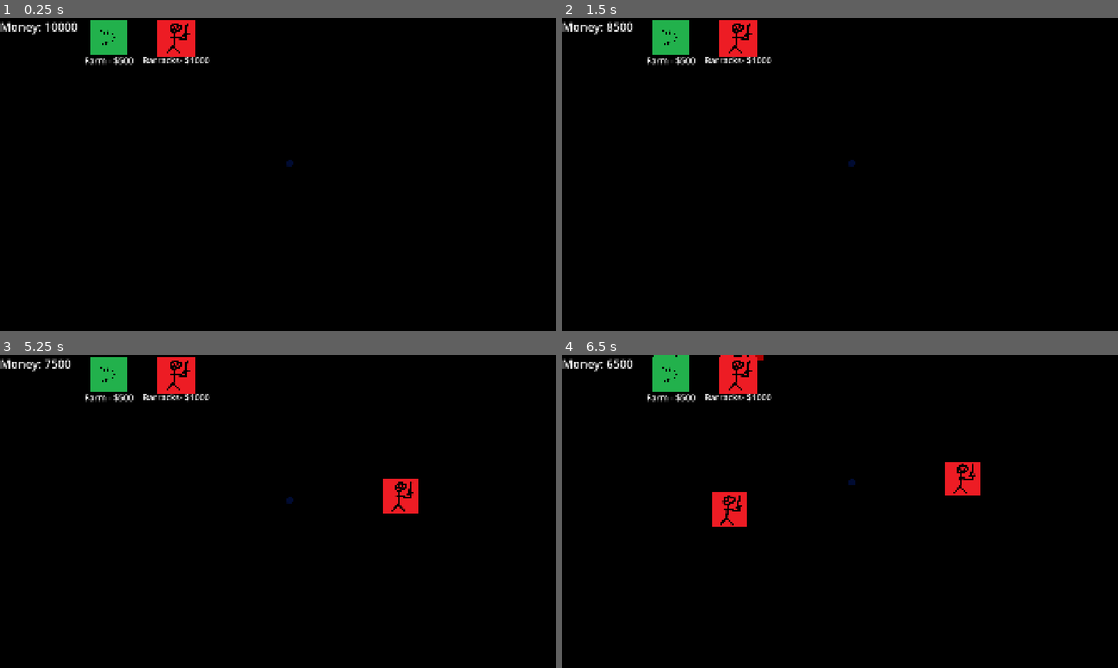
Above: before the commit, frames 1-4 (two rows, left to right).
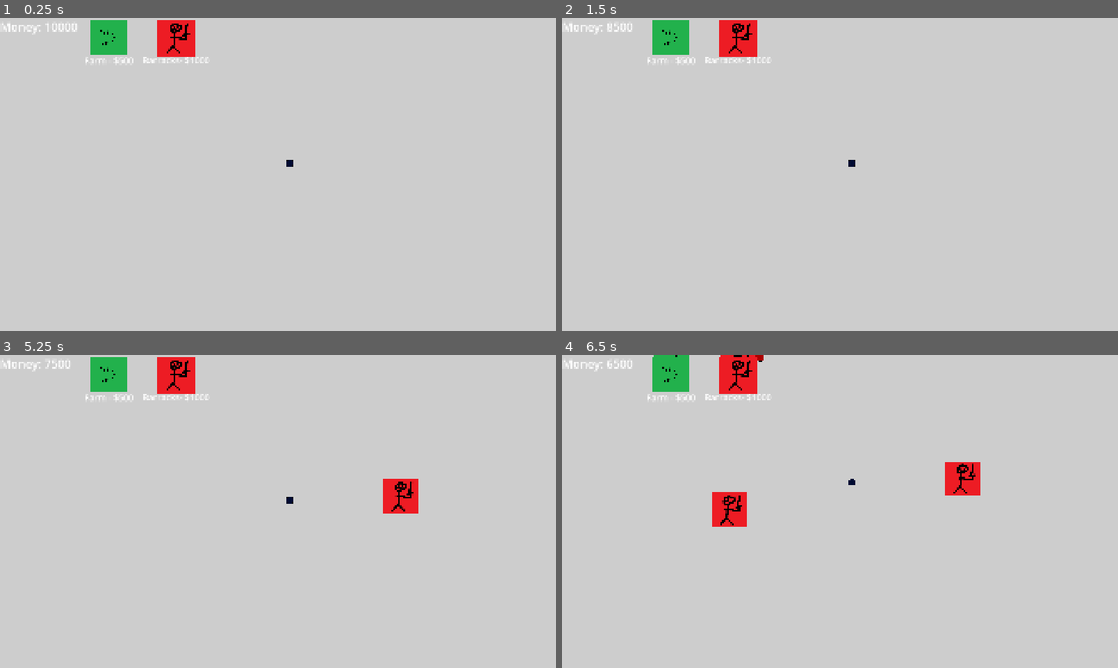
Above: after the commit, the same moments.

Repository: NathanBerglas/ROR-Testing
Game: Godot game, scene res://scenes/main.tscn
The game is run twice, just before and just after one commit, with the same random seed, the same clock (stepped at 60 frames per second) and the same inputs.
Inputs (mouse positions are in pixels of both pictures, inside the frame that each line leads up to):
- Up to frame 1 (0.25 s): no input
- Up to frame 2 (1.5 s): click (667, 36) at 0.5 s; click (739, 36) at 1.25 s
- Up to frame 3 (5.25 s): click (105, 373) at 2 s; click (177, 373) at 2.75 s; click (105, 373) at 3.5 s; click (177, 373) at 4.25 s; tap Enter at 5 s; move the mouse to (400, 495) at 5.02 s; press the mouse at (400, 495) at 5.03 s
- Up to frame 4 (6.5 s): tap Space at 5.75 s; move the mouse to (728, 527) at 5.77 s; release the mouse at (728, 527) at 5.78 s; tap S (move_camera_down) at 5.85 s; click (728, 527) at 6.05 s

The runs differ from the first frame. In frame 1, 98% of the frame differs, in the area x 0-100%, y 0-100%; in frame 2, 98%; in frame 3, 98%; in frame 4, 97%.
Error in both runs: Invalid operands 'Vector2' and 'bool' in operator '-'. (res://scripts/Meeples/meeple_control.gd:101)

Commit message:
Bug Fixes

Diff:
--- a/scenes/main.tscn
+++ b/scenes/main.tscn
@@ -24,3 +24,4 @@
 SCREEN_RESOLUTION = Vector2i(28800, 16200)
 BORDER_RESOLUTION = 2250
 origin_radius = 1500
+biome_colours = Array[Color]([Color(0.804743, 0.804743, 0.804743, 1), Color(0.678431, 1, 0.184314, 1), Color(0.529412, 0.807843, 0.921569, 1), Color(0.956863, 0.643137, 0.376471, 1), Color(0.960784, 0.870588, 0.701961, 1), Color(0.133333, 0.545098, 0.133333, 1), Color(0.564706, 0.933333, 0.564706, 1), Color(0.254902, 0.411765, 0.882353, 1)])
--- a/scenes/prefabs/meeple.tscn
+++ b/scenes/prefabs/meeple.tscn
@@ -23,6 +23,7 @@
 shape = SubResource("CircleShape2D_y4nmv")
 
 [node name="Sprite2D" type="Sprite2D" parent="RigidBody2D"]
+modulate = Color(0.748403, 0.607353, 0, 0.407843)
 texture_filter = 1
 texture_repeat = 1
 scale = Vector2(0.25, 0.25)
--- a/scripts/Meeples/meeple.gd
+++ b/scripts/Meeples/meeple.gd
@@ -18,7 +18,7 @@
 func _physics_process(delta): #runs on each meeple every tick
 	pos = self.rb.get_global_position()
 	if selected:
-		highlight()
+		highlight(Color(3,3,3))
 	else:
 		remove_highlight()
 
@@ -46,9 +46,8 @@
 	return false
 
 
-func highlight():
-	sprite.modulate = Color(1, 1, 1)  # Reset to white
-
+func highlight(colour):
+	sprite.modulate = colour  # White Highlight
 
 func remove_highlight():
 	sprite.modulate = Color(1, 0, 0)  # Red highlight
